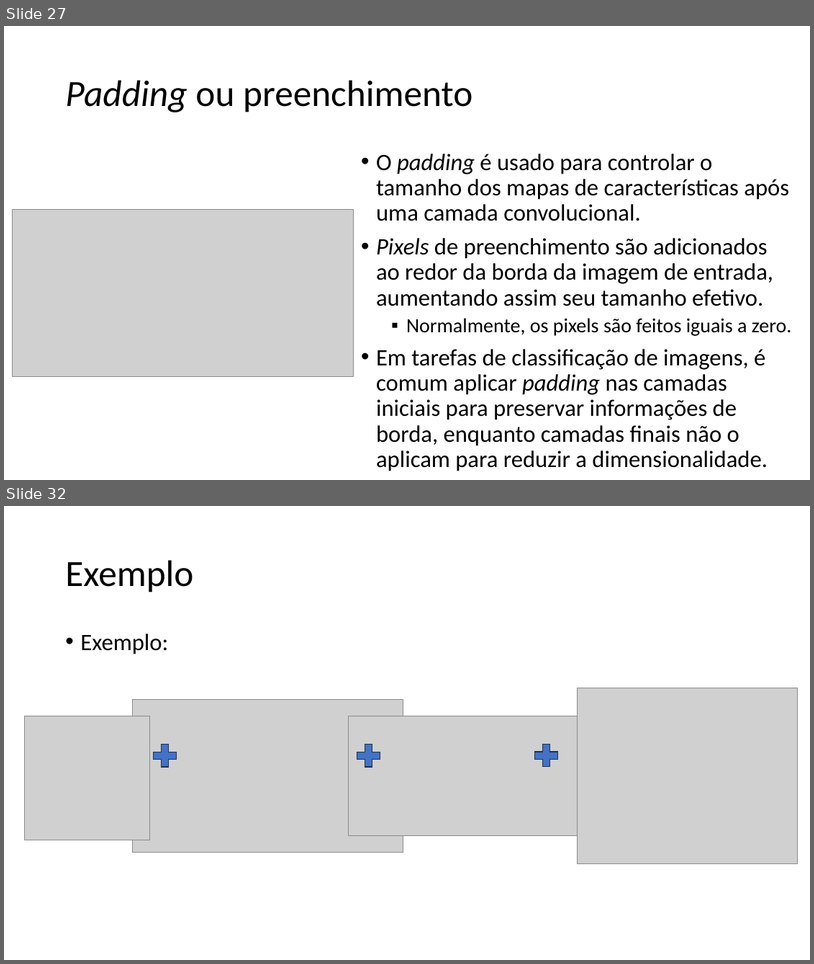
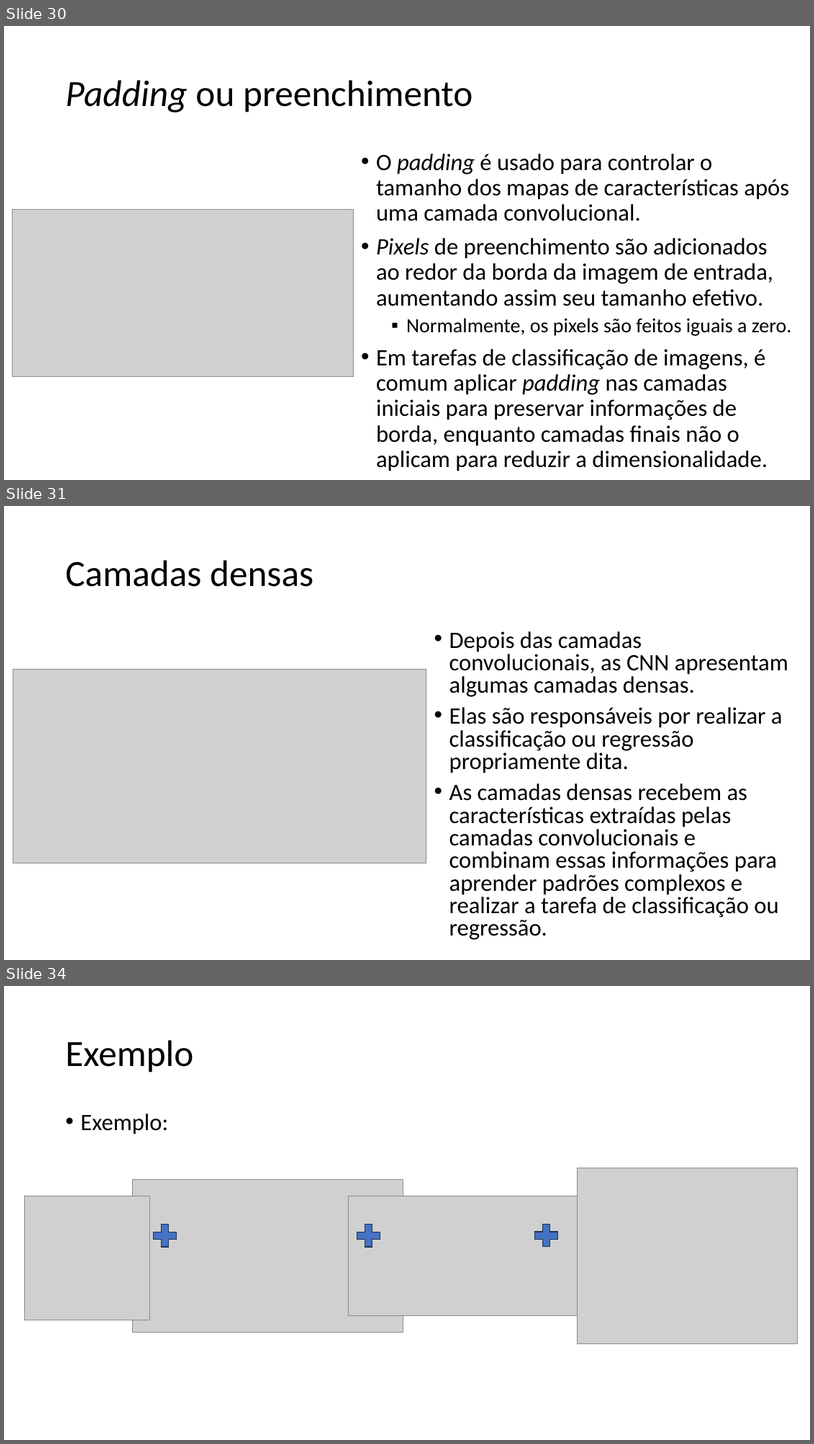
Before and after one commit to zz4fap/tp557-iot-ml, a slide deck: slides/TP557_12_Introduzindo_convoluções.pptx. Shown one above the other, each under a label of ours: slides 27 and 32 before the commit, slides 30, 31 and 34 after it; the slides between them are not shown. The pictures are 814x964 and 814x1444 pixels, drawn with LibreOffice and Linux fonts; fonts in the diff are those of the drawing; grey boxes stand for pictures. Boxes give left, top, right and bottom in pixels: in the first picture for what was removed or moved away, otherwise in the second. Text is boxed around its words. In the diff, an @@ line names an element or a change of style, - is before the commit and + after.

```diff
--- a/slides/TP557_12_Introduzindo_convoluções.pptx
+++ b/slides/TP557_12_Introduzindo_convoluções.pptx
@@ slide 31 added at <box>4,506,810,960</box>, background #FFFFFF @@
@@ title added at <box>65,560,314,587</box>, 44 pt, text #000000 @@
+Camadas densas
@@ text added at <box>450,631,789,939</box>, 28 pt, text #000000 @@
+• Depois das camadas convolucionais, as CNN apresentam algumas camadas densas.
+• Elas são responsáveis por realizar a classificação ou regressão propriamente dita.
+• As camadas densas recebem as características extraídas pelas camadas convolucionais e combinam essas informações para aprender padrões complexos e realizar a tarefa de classificação ou regressão.
@@ picture added at <box>13,669,426,863</box> @@
@@ what was slide 27 is now slide 30 @@
@@ what was slide 32 is now slide 34 @@
```
Also in this commit, not shown: 3 slides changed, 2 other slides added, 1 slide removed.
